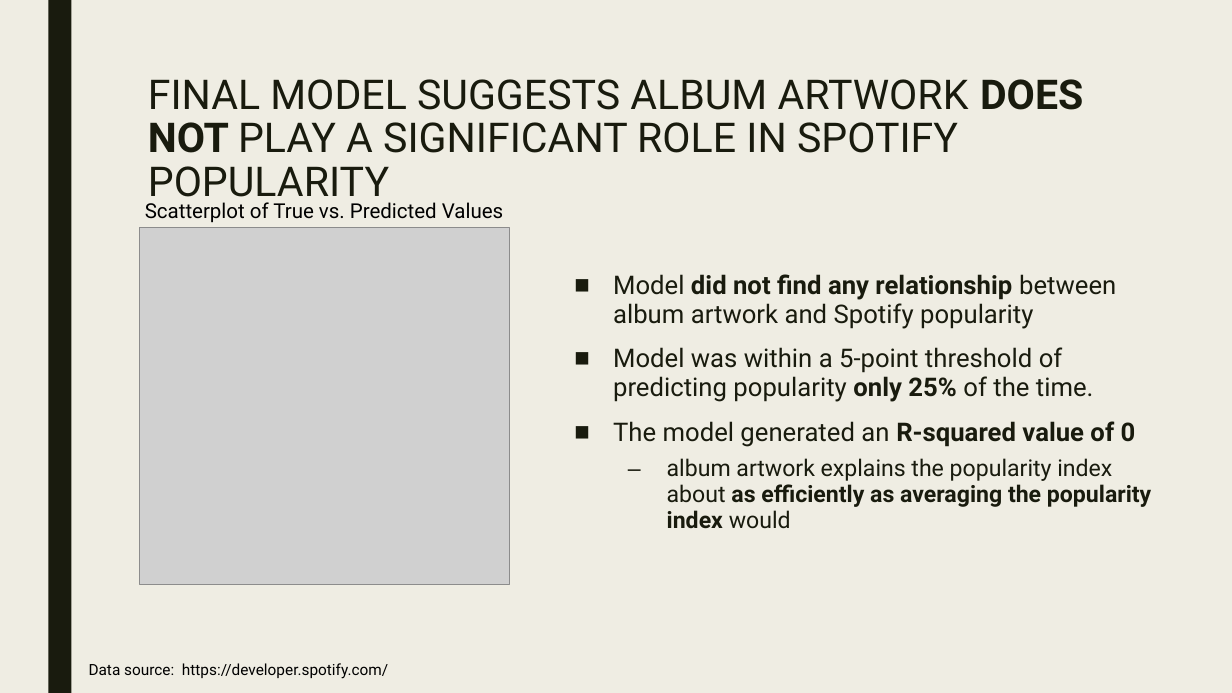
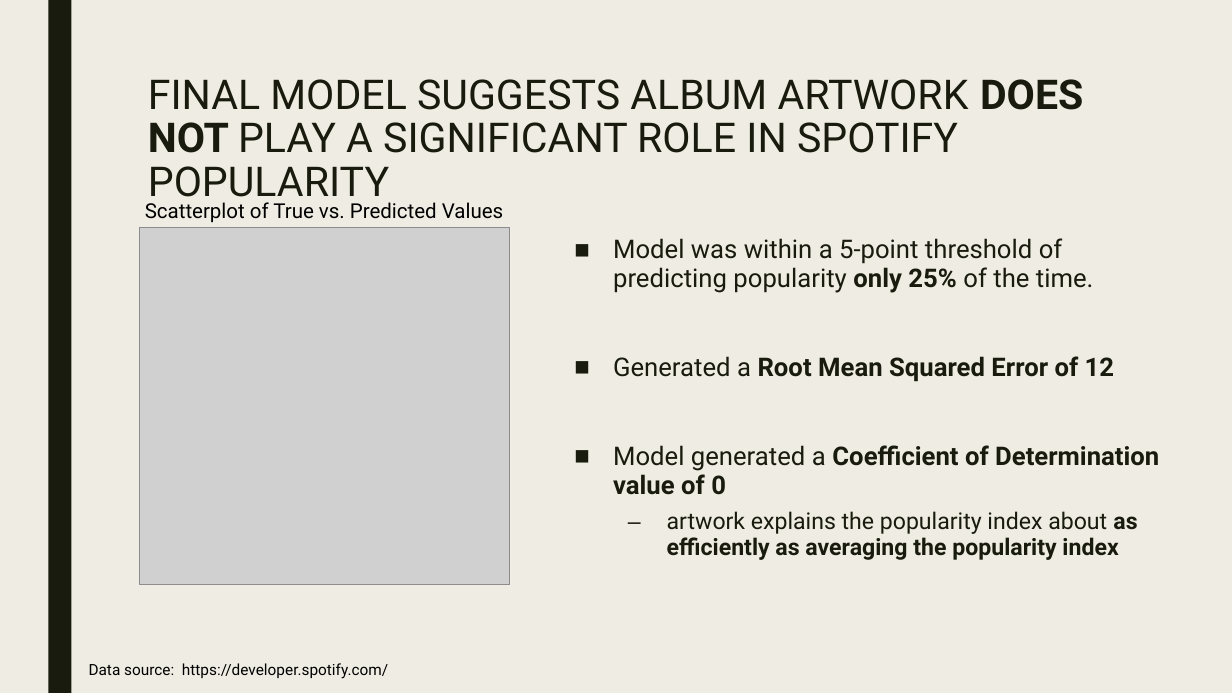
Before and after one commit to sabinabains/dsc-capstone, a slide deck: slide 7 of predicting_song_popularity_by_album_artwork.pptx. Drawn at 1232x693 pixels with LibreOffice and Linux fonts; fonts in the diff are those of the drawing; grey boxes stand for pictures. Boxes give left, top, right and bottom in pixels: in the first picture for what was removed or moved away, otherwise in the second. Text is boxed around its words. In the diff, an @@ line names an element or a change of style, - is before the commit and + after.

```diff
--- a/predicting_song_popularity_by_album_artwork.pptx
+++ b/predicting_song_popularity_by_album_artwork.pptx
@@ text "Model was within a 5-point ...": place and size @@
-text "Model was within a 5-point ..." at [613, 274, 1151, 529]
+text "Model was within a 5-point ..." at [613, 238, 1159, 560]
@@ text at [613, 274, 1116, 329]: paragraph removed @@
-■ Model did not find any relationship between album artwork and Spotify popularity
@@ text at [613, 356, 1159, 560]: text changed; size 18 to 20 pt; bold on @@
-■ The model generated an R-squared value of 0
-  – album artwork explains the popularity index about as efficiently as averaging the popularity index would
+■ Generated a Root Mean Squared Error of 12
+■ Model generated a Coefficient of Determination value of 0
+  – artwork explains the popularity index about as efficiently as averaging the popularity index
```
Also in this commit, not shown: 6 other slides changed.
